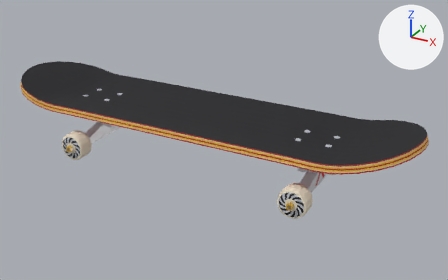
The Blender file art/board.blend: old version first, new version second.
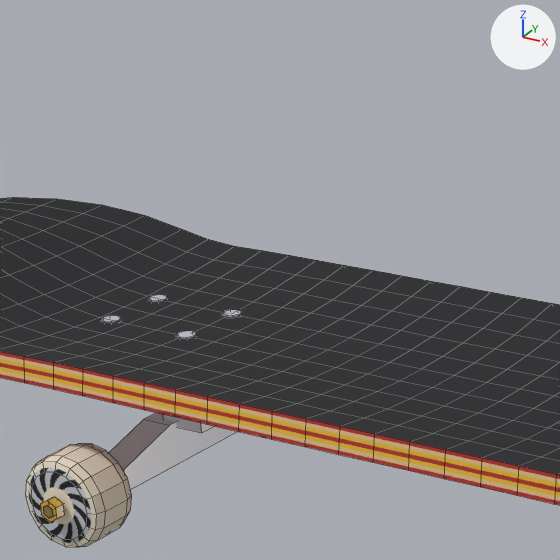
Old and new are each drawn whole from a camera (50 mm lens) standing at (0.653, -1.083, 0.495) and looking at (0.048, 0.017, -0.056) and again close up on the part from 12% to 47% of the width and 2% to 58% of the height. The axes (+X, +Y, +Z) are drawn at upper right. The lights are the same throughout. The last two pictures show the newer version. The close-ups show mesh edges as thin lines.

In view in the first close-up: 'Board'.
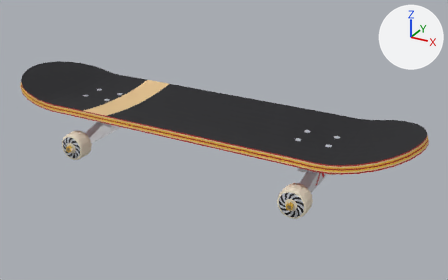
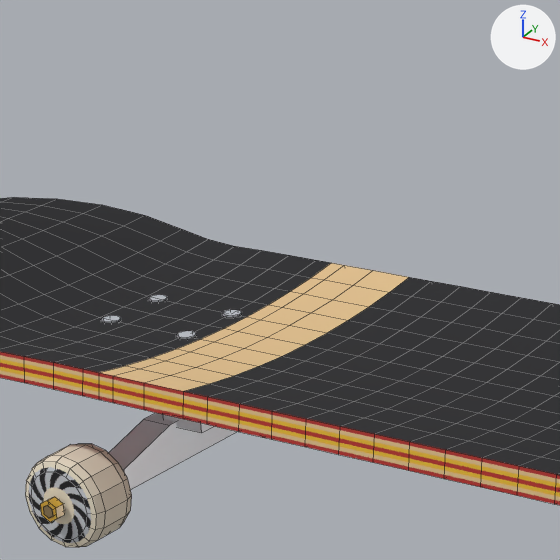
Pixel boxes (x1, y1, x2, y2) of what changed, in the close-ups (560 x 560 px):
part 1 of me_board, reshaped
    both: (82, 260, 431, 424)
part 2 of me_board, recoloured (black to beige)
    before: (114, 265, 401, 390)
    after: (114, 265, 409, 391)

Edits to the bpy script that builds the scene:
```text
Add mat_gripbar:
    mat_gripbar = principled_material('gripbar')
    mat_gripbar.base_color = (0.761, 0.527, 0.266)  # beige #e2c08d
    mat_gripbar.roughness = 0.85
Change me_board:
    used by ob_board; location = (0.0, 0.0, 0.0)
    remove me_board.from_pydata(...)  # 1826 vertices, 1588 faces; spans x -0.48..0.48, y -0.134..0.134, z -0.12..0.045
    add me_board.from_pydata(...)  # 1848 vertices, 1610 faces; spans x -0.48..0.48, y -0.134..0.134, z -0.12..0.045
    me_board part 1
    22 faces are deleted
    22 vertices in x -0.168, y -0.125..0.125, z -0.017..0.01 move by (0.006, 0.0, 0.0)
    22 new vertices lie (0.013, 0.0, 0.0) away from vertices in x -0.24, y -0.125..0.125, z -0.017..0.01
    10 new faces join them, mat_grip (black #1c1c20)
    10 new faces join them, mat_gripbar (beige #e2c08d)
    20 new faces join them, mat_deck (red #c8312b)
    4 new faces join them, mat_plies (picture img_plies)
    me_board part 2: 20 faces spanning x -0.215..-0.162, y -0.122..0.122, z 0.0..0.01 switch from mat_grip (black #1c1c20) to mat_gripbar (beige #e2c08d)
```
